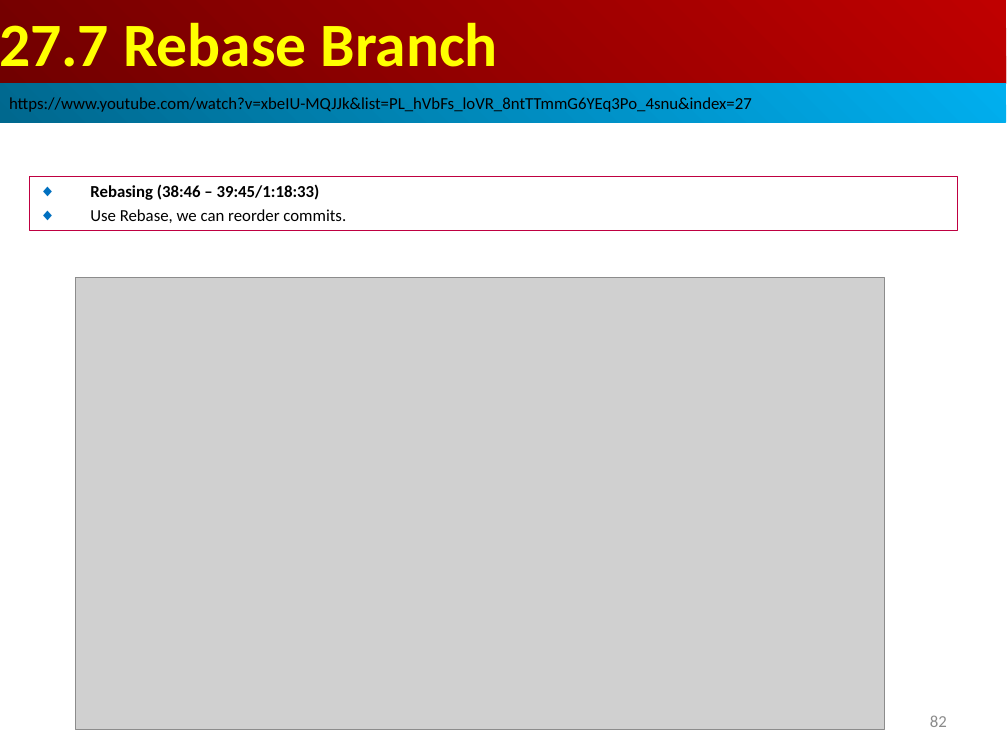
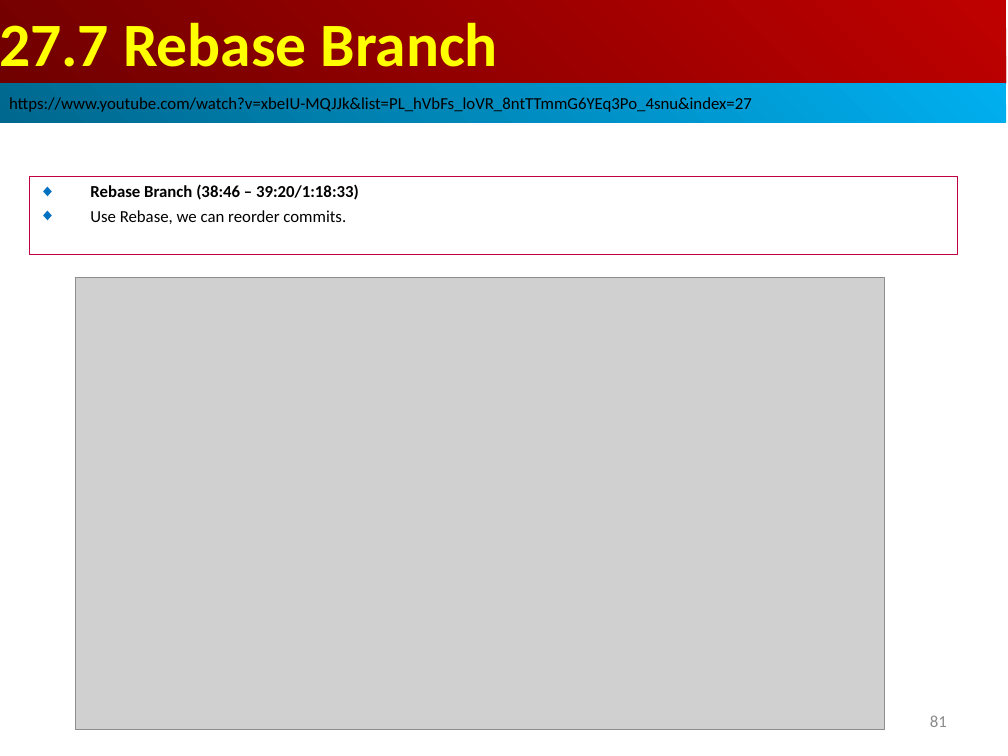
Before and after one commit to peterhchen/AIU_CS850_Gem5_McPAT, a slide deck: slide 81 of 050_Gem5/027.Contribute/000_Video/027_01.Contribute.ppt (slide 82 before the commit). Drawn at 1008x756 pixels with LibreOffice and Linux fonts; fonts in the diff are those of the drawing; grey boxes stand for pictures. Boxes give left, top, right and bottom in pixels: in the first picture for what was removed or moved away, otherwise in the second. Text is boxed around its words. In the diff, an @@ line names an element or a change of style, - is before the commit and + after.

```diff
--- a/050_Gem5/027.Contribute/000_Video/027_01.Contribute.ppt
+++ b/050_Gem5/027.Contribute/000_Video/027_01.Contribute.ppt
@@ rectangle "Rebase Branch (38:46 – 39:20/1:18:33)": place and size @@
-rectangle "Rebase Branch (38:46 – 39:20/1:18:33)" at bbox=[29, 176, 958, 231]
+rectangle "Rebase Branch (38:46 – 39:20/1:18:33)" at bbox=[29, 176, 958, 255]
@@ text in rectangle at bbox=[90, 184, 359, 200]: text changed @@
-◆ Rebasing (38:46 – 39:45/1:18:33)
+◆ Rebase Branch (38:46 – 39:20/1:18:33)
@@ page number at bbox=[930, 715, 947, 727]: text changed @@
-82
+81
```
Also in this commit, not shown: 1 other slide changed, 1 slide added.
